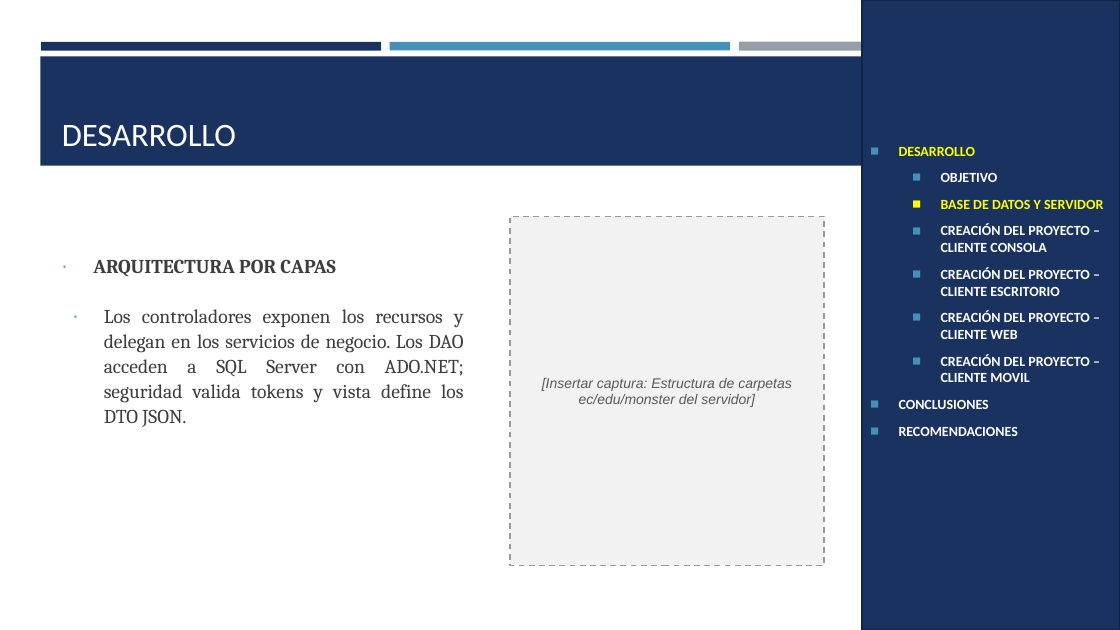
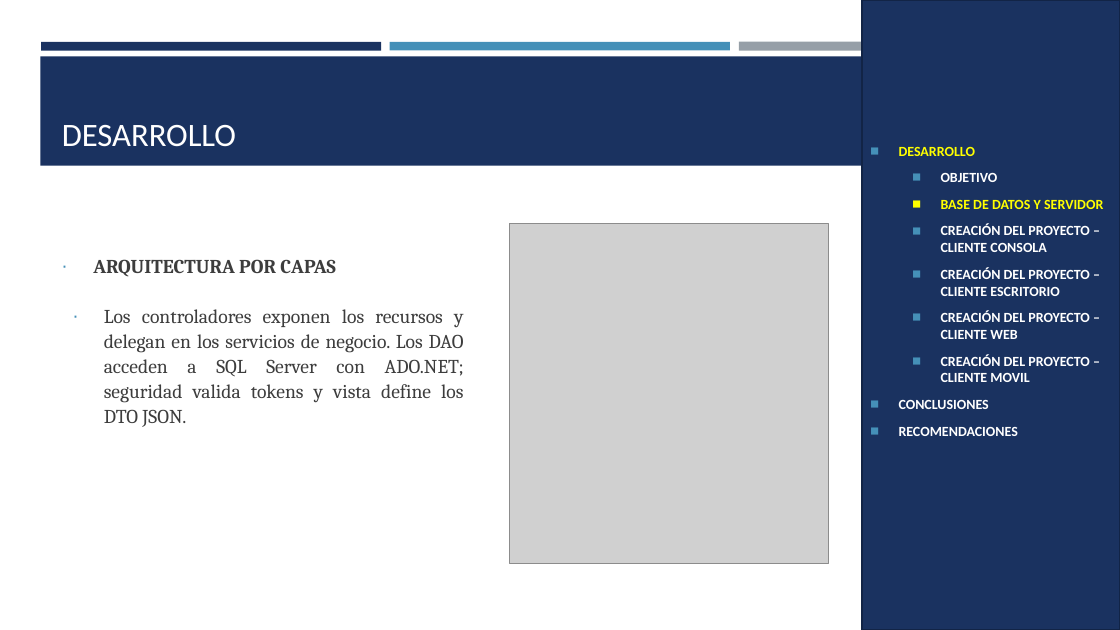
Before and after one commit to Teo344/Arquitectura_GRUPO03, a slide deck: slide 10 of TG.1.4. PAO202651_EUREKA_BDDLOCAL_RESTFUL_DOTNET_NRC36884_GR03/05. DOCUMENTACION/PRESENTACION TG.1.4. EUREKABANK RESTFUL con BDD LOCAL en DOTNET GR03.pptx. Drawn at 1120x630 pixels with LibreOffice and Linux fonts; fonts in the diff are those of the drawing; grey boxes stand for pictures. Boxes give left, top, right and bottom in pixels: in the first picture for what was removed or moved away, otherwise in the second. Text is boxed around its words. In the diff, an @@ line names an element or a change of style, - is before the commit and + after.

```diff
--- a/TG.1.4. PAO202651_EUREKA_BDDLOCAL_RESTFUL_DOTNET_NRC36884_GR03/05. DOCUMENTACION/PRESENTACION TG.1.4. EUREKABANK RESTFUL con BDD LOCAL en DOTNET GR03.pptx
+++ b/TG.1.4. PAO202651_EUREKA_BDDLOCAL_RESTFUL_DOTNET_NRC36884_GR03/05. DOCUMENTACION/PRESENTACION TG.1.4. EUREKABANK RESTFUL con BDD LOCAL en DOTNET GR03.pptx
@@ rectangle removed at [510,217,824,566] @@
-[Insertar captura: Estructura de carpetas ec/edu/monster del servidor]
@@ picture added at [510,223,828,564] @@
```
Also in this commit, not shown: 23 other slides changed, 1 other file.
